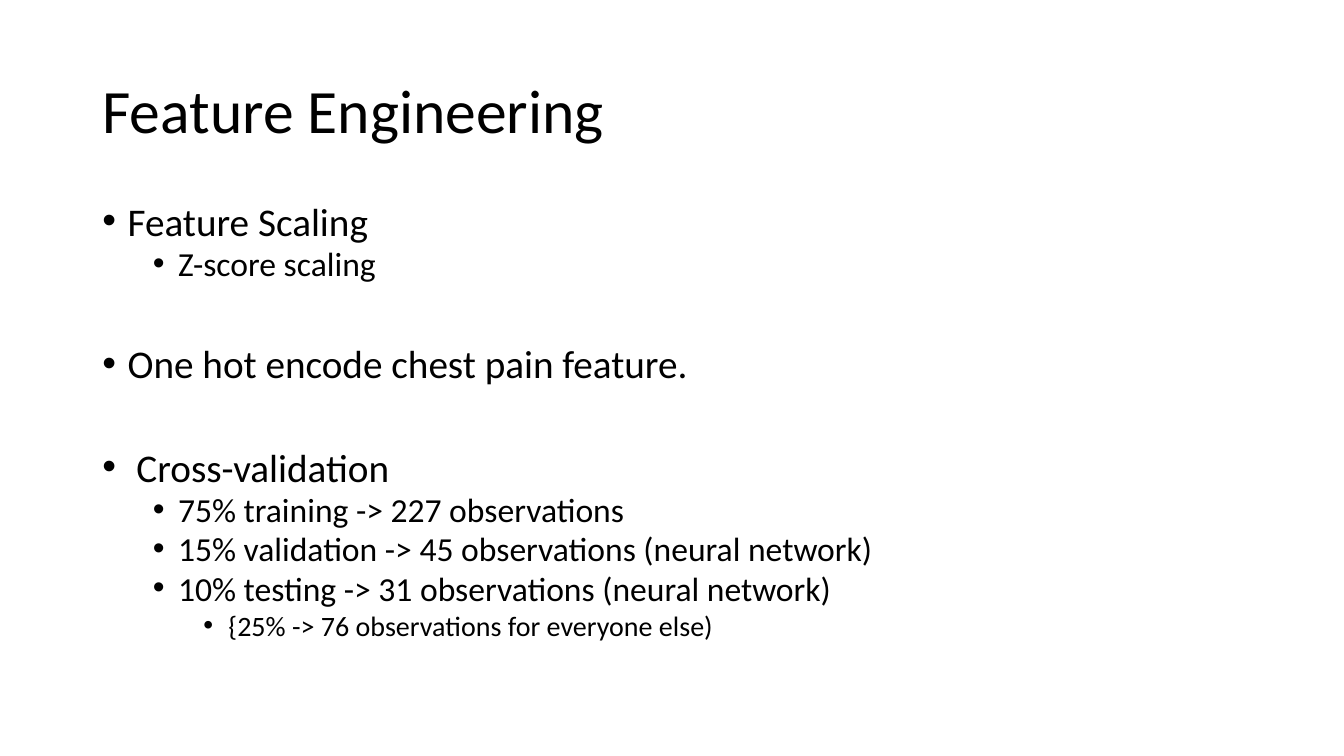
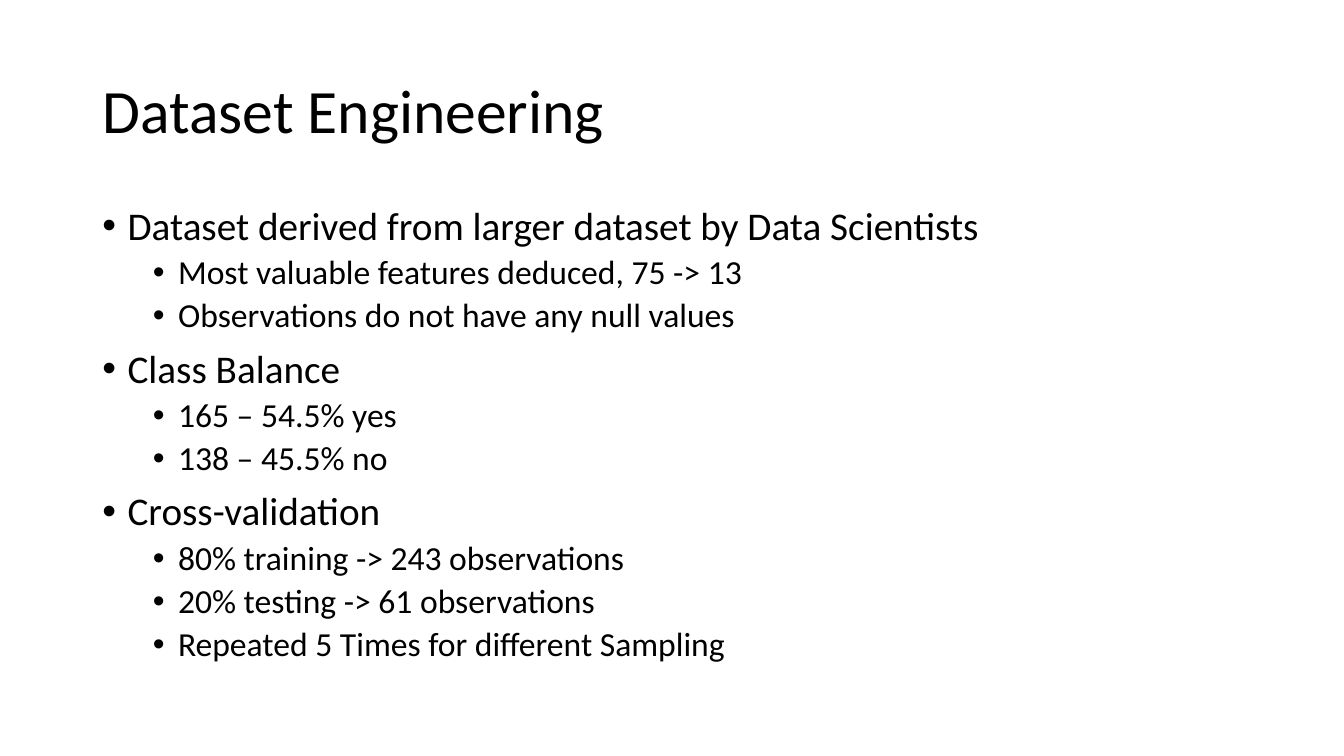
Before and after one commit to randm4940/CS-7830-Fall-2019-Project, a slide deck: slide 5 of documents/presentation.pptx (slide 7 before the commit). Drawn at 1344x756 pixels with LibreOffice and Linux fonts; fonts in the diff are those of the drawing. Boxes give left, top, right and bottom in pixels: in the first picture for what was removed or moved away, otherwise in the second. Text is boxed around its words. In the diff, an @@ line names an element or a change of style, - is before the commit and + after.

```diff
--- a/documents/presentation.pptx
+++ b/documents/presentation.pptx
@@ title at [102, 90, 604, 144]: text changed @@
-Feature Engineering
+Dataset Engineering
@@ text at [128, 212, 978, 471]: text changed; size 28 to 24 pt @@
-• Feature Scaling
-  • Z-score scaling
-• One hot encode chest pain feature.
+• Dataset derived from larger dataset by Data Scientists
+  • Most valuable features deduced, 75 -> 13
+  • Observations do not have any null values
+• Class Balance
+  • 165 – 54.5% yes
+  • 138 – 45.5% no
@@ text at [128, 497, 381, 526]: line spacing 0.8 to 0.9 @@
@@ text at [178, 546, 725, 662]: text changed @@
-  • 75% training -> 227 observations
-  • 15% validation -> 45 observations (neural network)
-  • 10% testing -> 31 observations (neural network)
-    • {25% -> 76 observations for everyone else)
+  • 80% training -> 243 observations
+  • 20% testing -> 61 observations
+  • Repeated 5 Times for different Sampling
```
Also in this commit, not shown: 2 other slides changed, 9 slides added, 4 slides removed, 1 other file.
